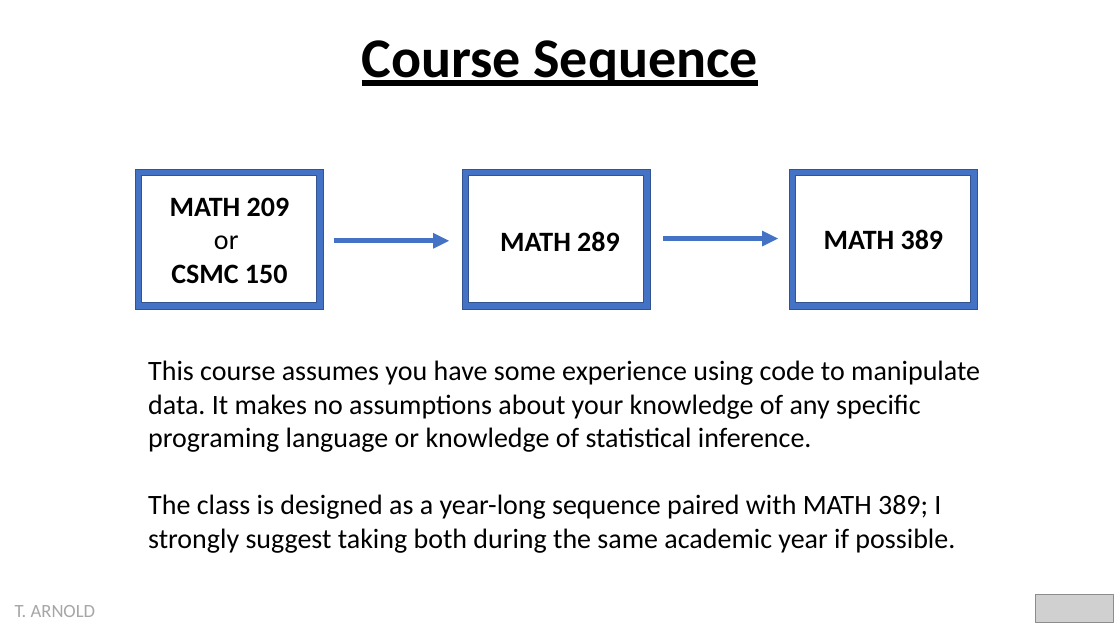
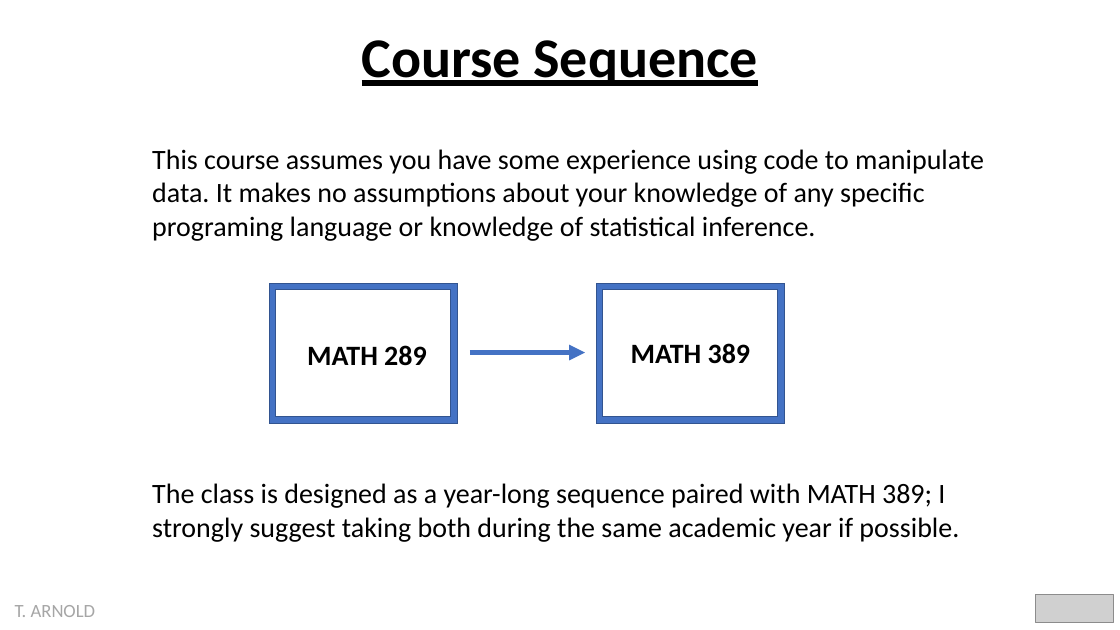
Before and after one commit to statsmaths/dsst289-f21, a slide deck: slide 13 of pslides/introduction.pptx (slide 5 before the commit). Drawn at 1120x630 pixels with LibreOffice and Linux fonts; fonts in the diff are those of the drawing; grey boxes stand for pictures. Boxes give left, top, right and bottom in pixels: in the first picture for what was removed or moved away, otherwise in the second. Text is boxed around its words. In the diff, an @@ line names an element or a change of style, - is before the commit and + after.

```diff
--- a/pslides/introduction.pptx
+++ b/pslides/introduction.pptx
@@ text added at (152,149,984,241), 24 pt, text #000000 @@
+This course assumes you have some experience using code to manipulate data. It makes no assumptions about your knowledge of any specific programing language or knowledge of statistical inference.
@@ frame removed at (135,170,323,310) @@
@@ text removed at (170,197,290,284) @@
-MATH 209
-or
-CSMC 150
@@ arrow removed from (334, 241) to (450, 241) @@
@@ frame: place and size @@
-frame at (462,170,650,310)
+frame at (270,283,458,423)
@@ 2 texts, 1 frame: place and size @@
-2 texts, 1 frame at (500,170,978,310)
+2 texts, 1 frame at (307,283,785,423)
@@ arrow moved from (663, 239) - (778, 239) to (471, 353) - (585, 353) @@
@@ text at (148,360,980,452): paragraph removed @@
-This course assumes you have some experience using code to manipulate data. It makes no assumptions about your knowledge of any specific programing language or knowledge of statistical inference.
@@ text "The class is designed as ...": place and size @@
-text "The class is designed as ..." at (148,360,980,553)
+text "The class is designed as ..." at (152,483,959,542)
```
Also in this commit, not shown: 3 other slides changed, 6 slides added, 12 other files.
